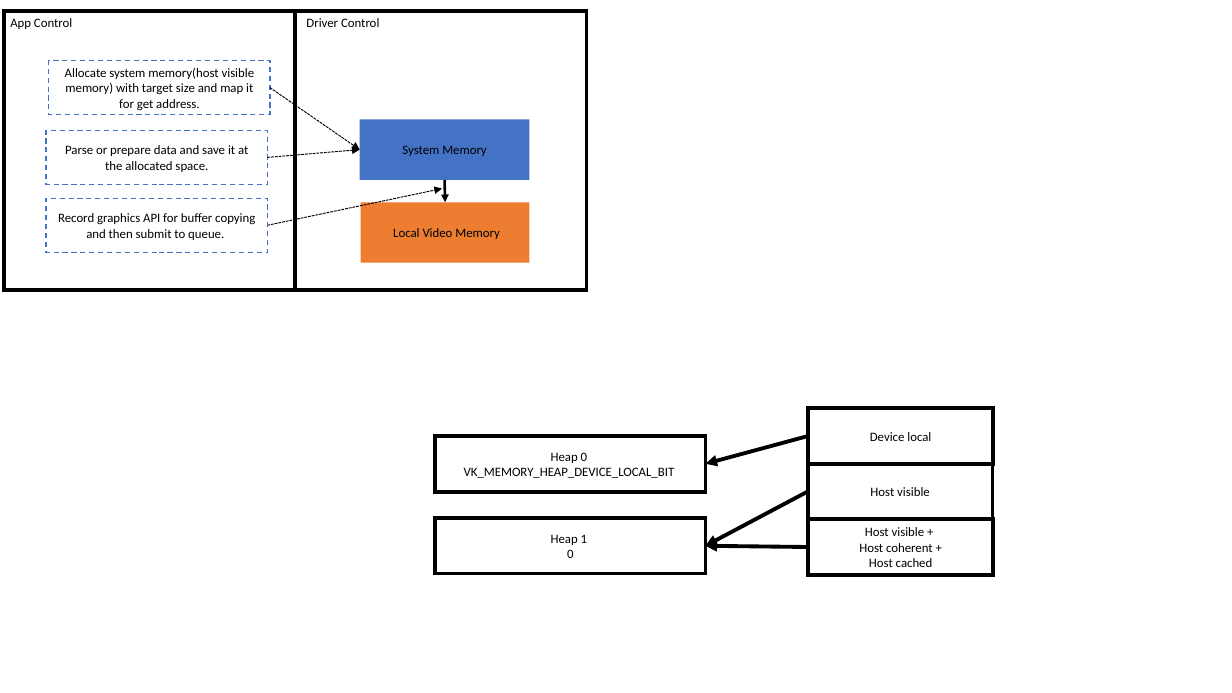
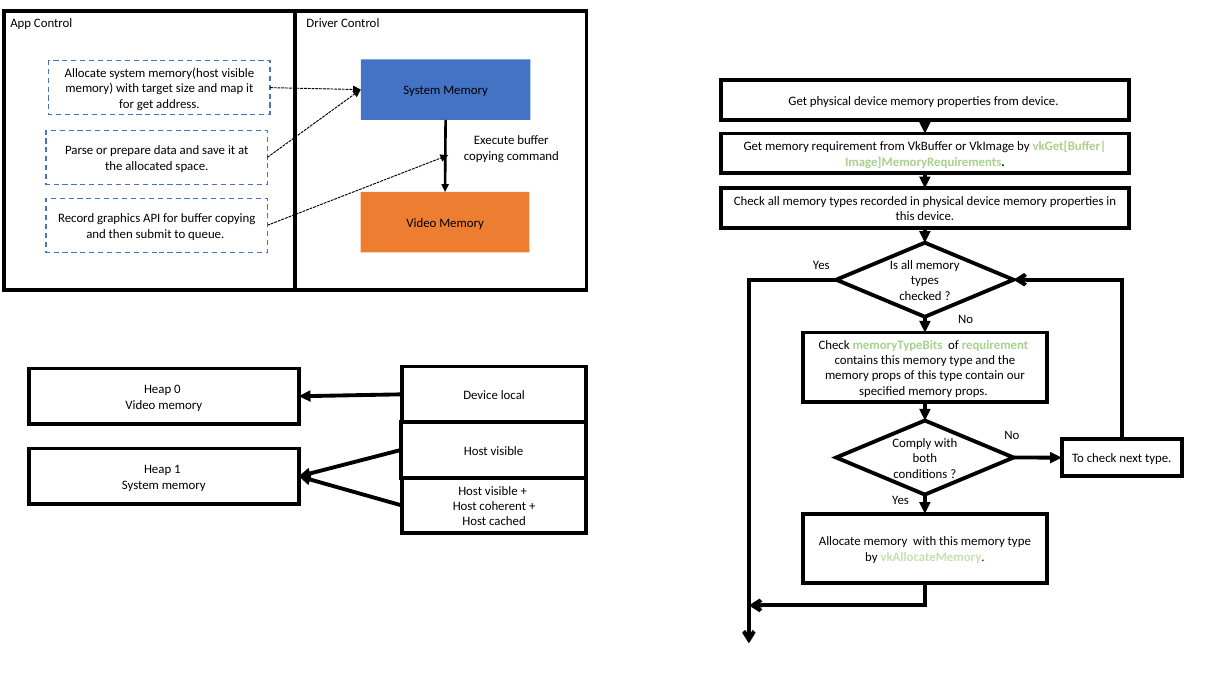
Before and after one commit to LalaChen/SDEngine, a slide deck: slide 1 of Doc/Note/Vulkan/Vulkan-Photo.pptx. Drawn at 1232x693 pixels with LibreOffice and Linux fonts; fonts in the diff are those of the drawing. Boxes give left, top, right and bottom in pixels: in the first picture for what was removed or moved away, otherwise in the second. Text is boxed around its words. In the diff, an @@ line names an element or a change of style, - is before the commit and + after.

Commit message:
[add] Add how to allocate device memory in Vulkan.

```diff
--- a/Doc/Note/Vulkan/Vulkan-Photo.pptx
+++ b/Doc/Note/Vulkan/Vulkan-Photo.pptx
@@ rectangle "System Memory": place and size @@
-rectangle "System Memory" at [360,119,530,179]
+rectangle "System Memory" at [360,59,531,119]
@@ arrow moved from (270, 88) - (360, 150) to (270, 88) - (360, 90) @@
@@ arrow moved from (267, 157) - (360, 150) to (267, 157) - (360, 90) @@
@@ arrow moved from (445, 180) - (445, 202) to (445, 120) - (445, 192) @@
@@ text added at [464,135,559,163], 10 pt, text #000000 @@
+Execute buffer copying command
@@ arrow moved from (267, 226) - (442, 189) to (267, 226) - (448, 155) @@
@@ rectangle "Video Memory": place and size @@
-rectangle "Video Memory" at [360,202,530,262]
+rectangle "Video Memory" at [360,192,530,252]
@@ text in rectangle at [406,218,484,229]: text changed @@
-Local Video Memory
+Video Memory
@@ rectangle "Heap 0 Video memory": place and size @@
-rectangle "Heap 0 Video memory" at [435,436,705,492]
+rectangle "Heap 0 Video memory" at [29,369,299,424]
@@ text in rectangle at [125,384,202,411]: text changed @@
-Heap 0
-VK_MEMORY_HEAP_DEVICE_LOCAL_BIT
+Heap 0
+Video memory
@@ arrow moved from (809, 436) - (706, 464) to (402, 395) - (299, 396) @@
@@ rectangle "Heap 1 System memory": place and size @@
-rectangle "Heap 1 System memory" at [435,518,705,574]
+rectangle "Heap 1 System memory" at [29,448,299,504]
@@ 3 rectangles: place and size @@
-3 rectangles at [808,409,994,575]
+3 rectangles at [401,367,587,533]
@@ text in rectangle at [122,464,206,491]: text changed @@
-Heap 1
-0
+Heap 1
+System memory
@@ arrow moved from (808, 492) - (706, 546) to (401, 450) - (299, 477) @@
@@ arrow moved from (809, 547) - (706, 546) to (402, 506) - (299, 477) @@
@@ group added at [721,80,1182,643]: 7 arrows, 6 rectangles, 4 texts, 3 elbow arrows, 2 diamonds @@
+Get physical device memory properties from device.
+Get memory requirement from VkBuffer or VkImage by vkGet[Buffer|Image]MemoryRequirements.
+Check all memory types recorded in physical device memory properties in this device.
+Is all memory types checked ?
+Check memoryTypeBits of requirement contains this memory type and the memory props of this type contain our specified memory props.
+Comply with both conditions ?
+To check next type.
+Allocate memory with this memory type by vkAllocateMemory.
+Yes
+No
+No
+Yes
```
Also in this commit, not shown: 1 other file.
